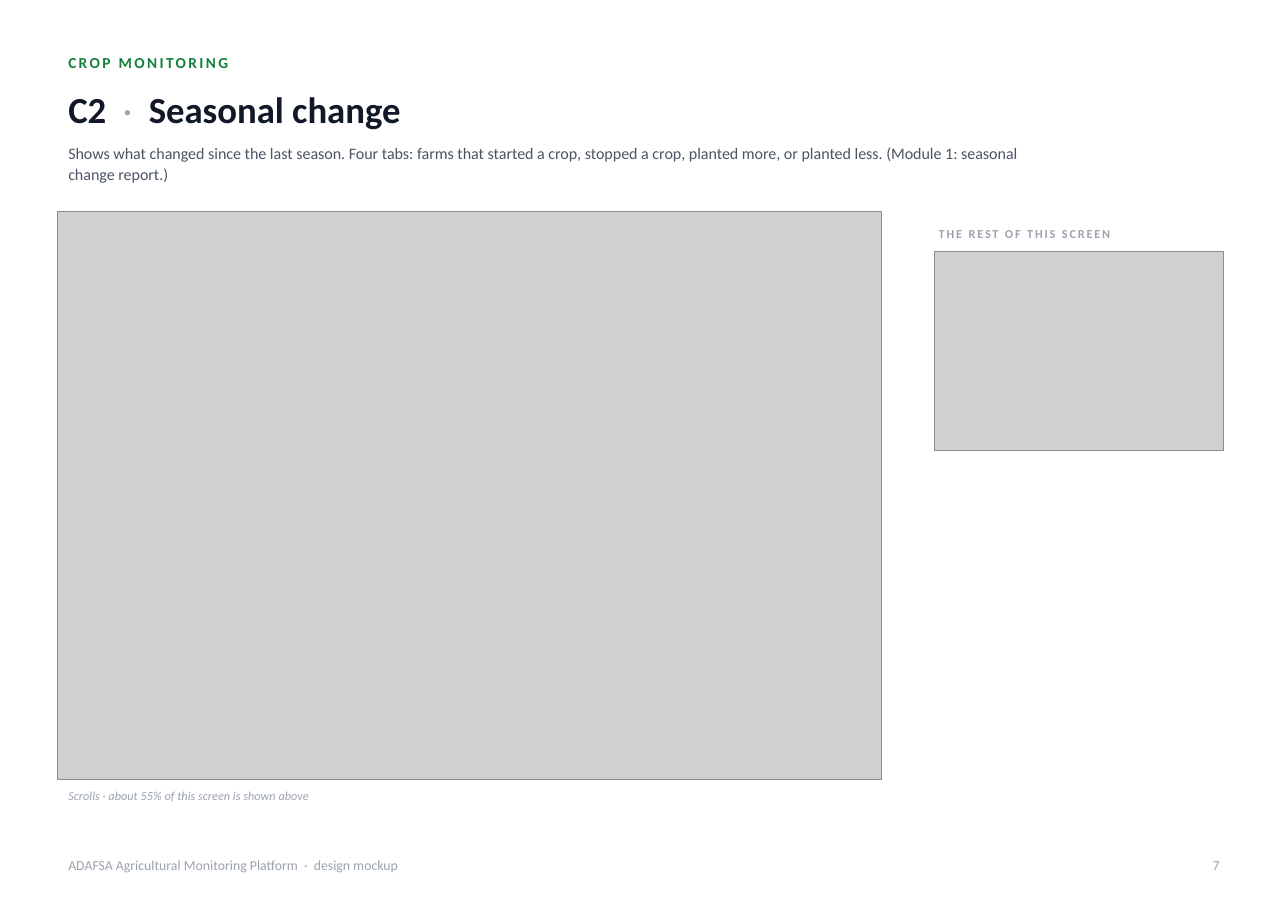
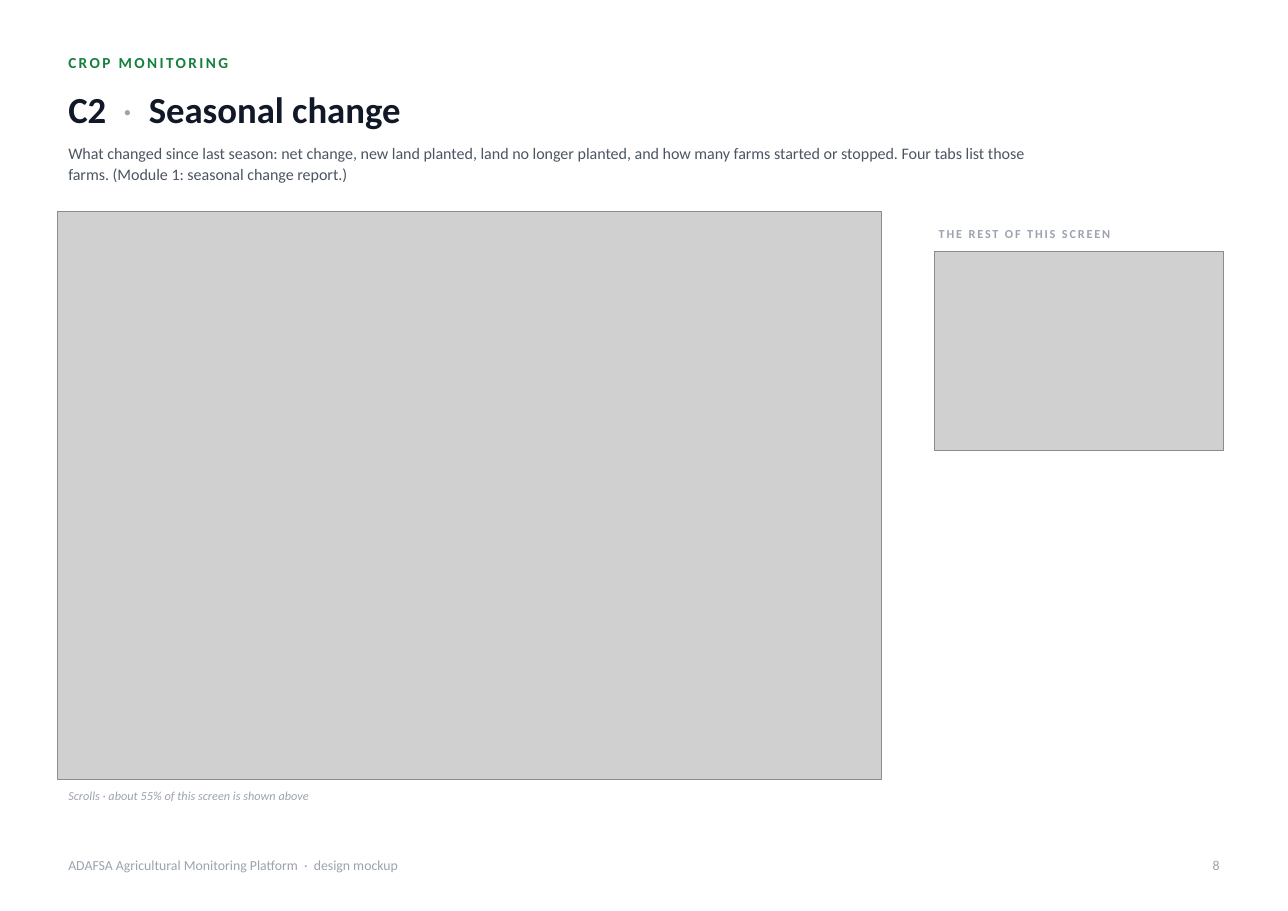
Before and after one commit to romainbigare/adafsa-mockup, a slide deck: slide 8 of docs/ADAFSA_Platform_Screens.pptx (slide 7 before the commit). Drawn at 1288x911 pixels with LibreOffice and Linux fonts; fonts in the diff are those of the drawing; grey boxes stand for pictures. Boxes give left, top, right and bottom in pixels: in the first picture for what was removed or moved away, otherwise in the second. Text is boxed around its words. In the diff, an @@ line names an element or a change of style, - is before the commit and + after.

```diff
--- a/docs/ADAFSA_Platform_Screens.pptx
+++ b/docs/ADAFSA_Platform_Screens.pptx
@@ text at <box>68,148,1024,183</box>: text changed @@
-Shows what changed since the last season. Four tabs: farms that started a crop, stopped a crop, planted more, or planted less. (Module 1: seasonal change report.)
+What changed since last season: net change, new land planted, land no longer planted, and how many farms started or stopped. Four tabs list those farms. (Module 1: seasonal change report.)
@@ text at <box>1213,861,1220,870</box>: text changed @@
-7
+8
```
Also in this commit, not shown: 30 other slides changed, 1 slide added, 2 other files.
